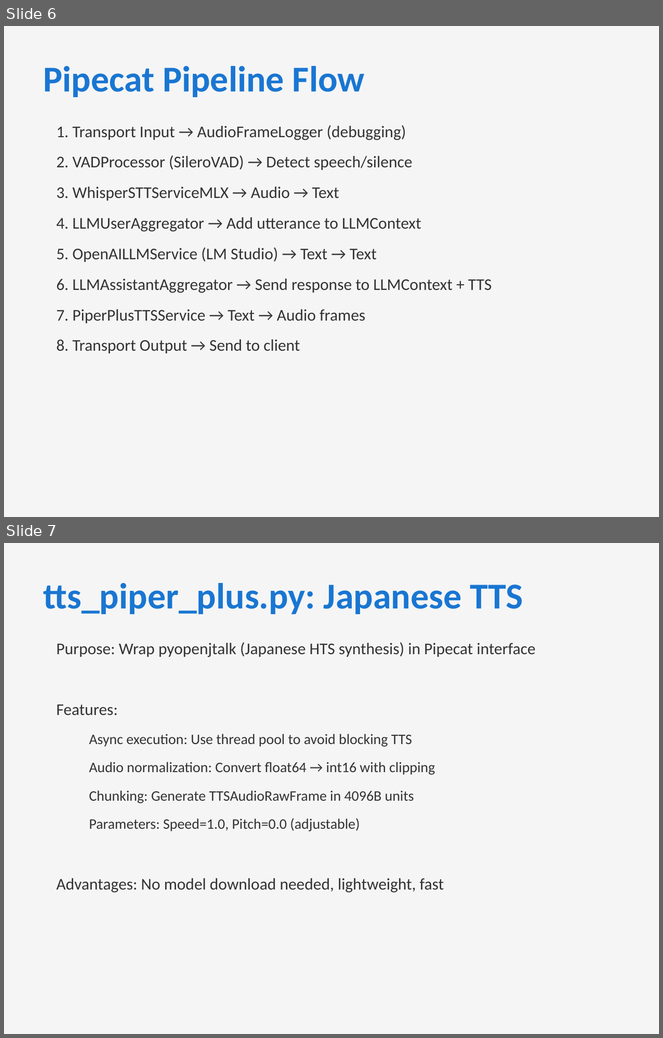
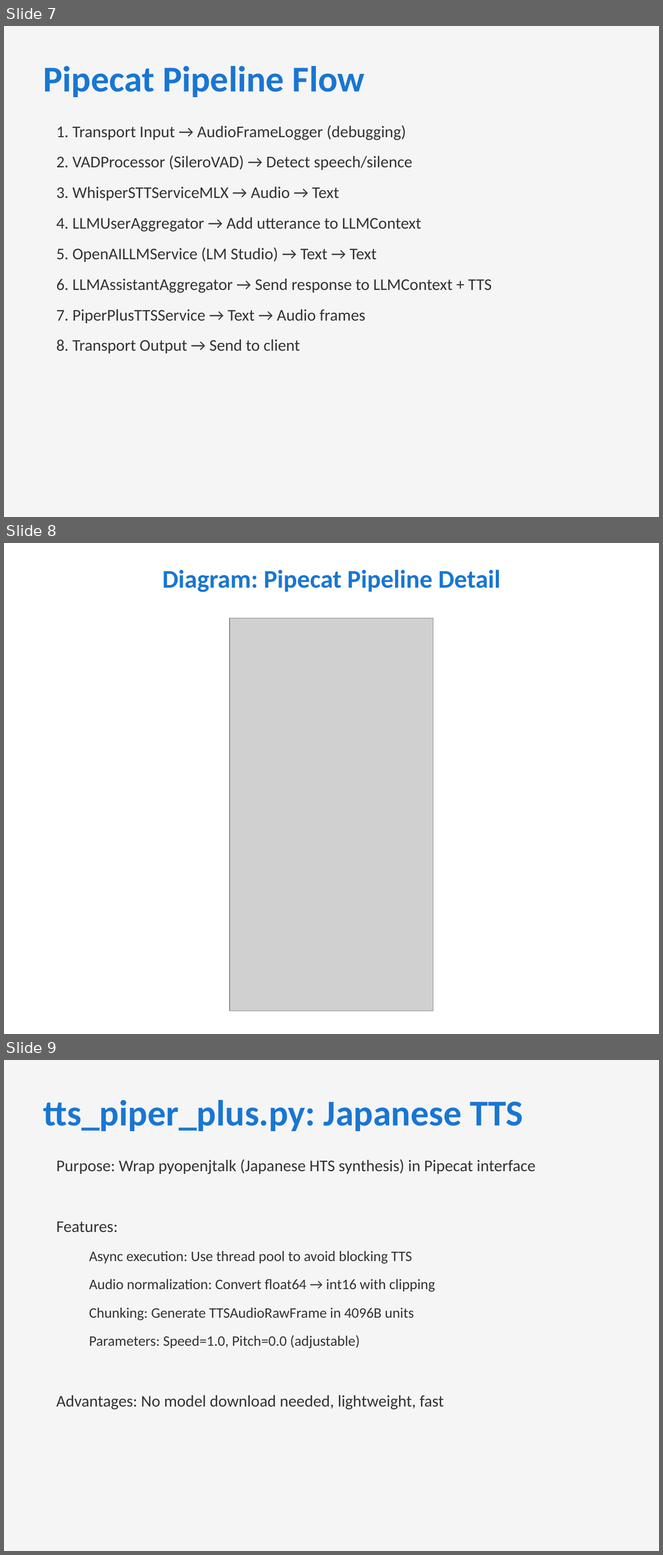
Before and after one commit to masayukimiyazawa/pipecat-voicebot-voiceapi-demo, a slide deck: doc/pipecat-voicebot-voiceapi-architecture.pptx. Shown one above the other, each under a label of ours: slides 6 and 7 before the commit, slides 7, 8 and 9 after it. The pictures are 663x1038 and 663x1555 pixels, drawn with LibreOffice and Linux fonts; fonts in the diff are those of the drawing; grey boxes stand for pictures. Boxes give left, top, right and bottom in pixels: in the first picture for what was removed or moved away, otherwise in the second. Text is boxed around its words. In the diff, an @@ line names an element or a change of style, - is before the commit and + after.

```diff
--- a/doc/pipecat-voicebot-voiceapi-architecture.pptx
+++ b/doc/pipecat-voicebot-voiceapi-architecture.pptx
@@ slide 8 added at (x1=4, y1=543, x2=659, y2=1034), background #FFFFFF @@
@@ text added at (x1=163, y1=570, x2=501, y2=592), 28 pt, text #1976D2, bold @@
+Diagram: Pipecat Pipeline Detail
@@ picture added at (x1=230, y1=618, x2=434, y2=1012) @@
@@ what was slide 6 is now slide 7 @@
@@ what was slide 7 is now slide 9 @@
```
Also in this commit, not shown: 2 other slides added, 13 other files.
